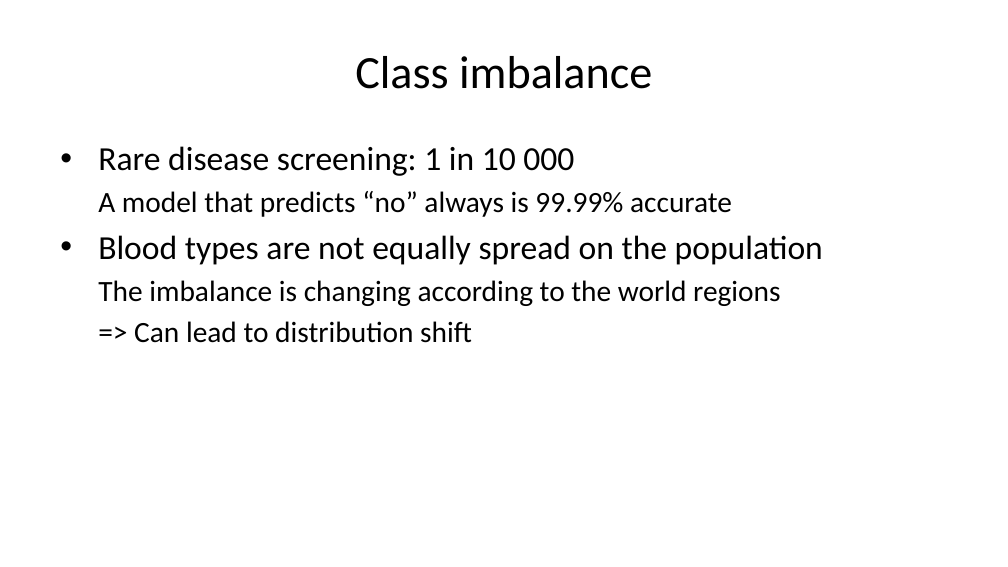
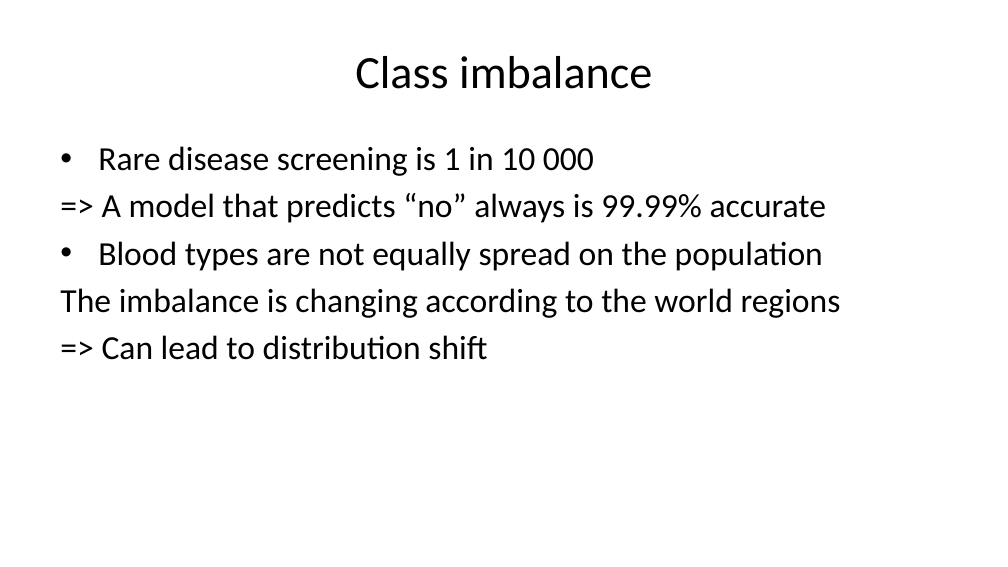
Before and after one commit to pauldubois98/AdcancedTopicsDataScience2026, a slide deck: slide 23 of Course01/slides.pptx (slide 18 before the commit). Drawn at 1008x567 pixels with LibreOffice and Linux fonts; fonts in the diff are those of the drawing. Boxes give left, top, right and bottom in pixels: in the first picture for what was removed or moved away, otherwise in the second. Text is boxed around its words. In the diff, an @@ line names an element or a change of style, - is before the commit and + after.

```diff
--- a/Course01/slides.pptx
+++ b/Course01/slides.pptx
@@ text at (98,146,827,223): text changed; size 21 to 24 pt @@
-• Rare disease screening: 1 in 10 000
-A model that predicts “no” always is 99.99% accurate
+• Rare disease screening is 1 in 10 000
+=> A model that predicts “no” always is 99.99% accurate
@@ text at (60,241,841,360): size 21 to 24 pt in "The imbalance is changing according to the ...", "=> Can lead to distribution shift"; indent changed @@
```
Also in this commit, not shown: 17 other slides changed, 15 slides added, 1 other file.
